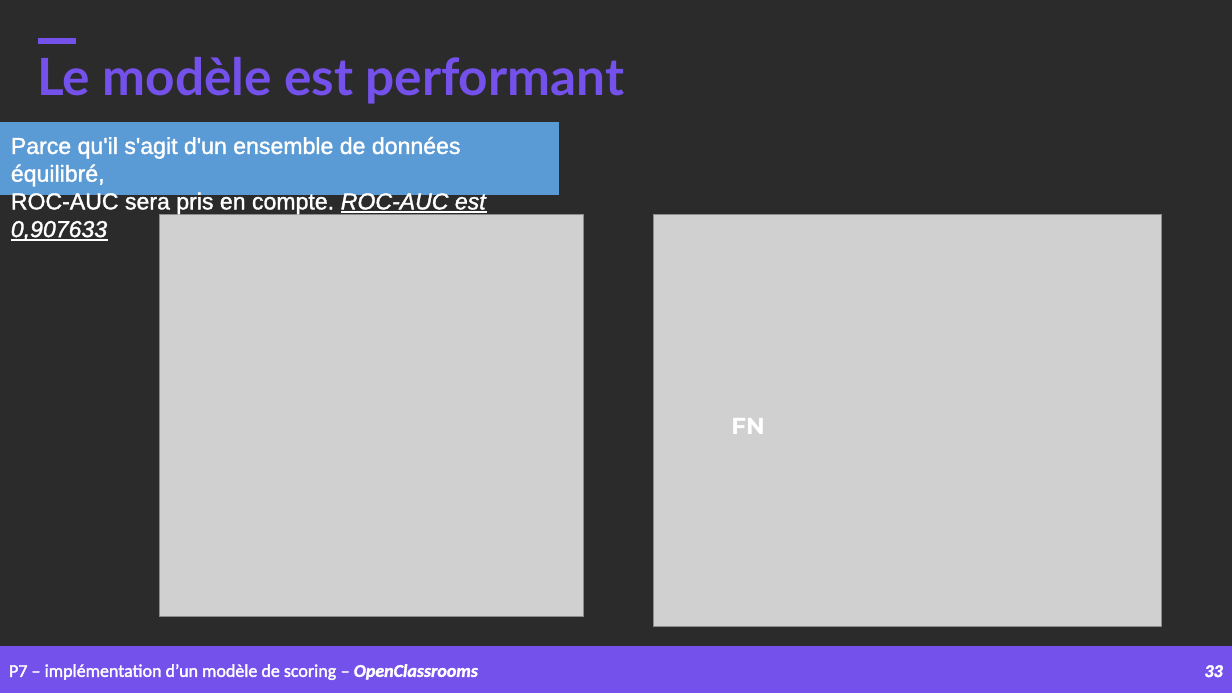
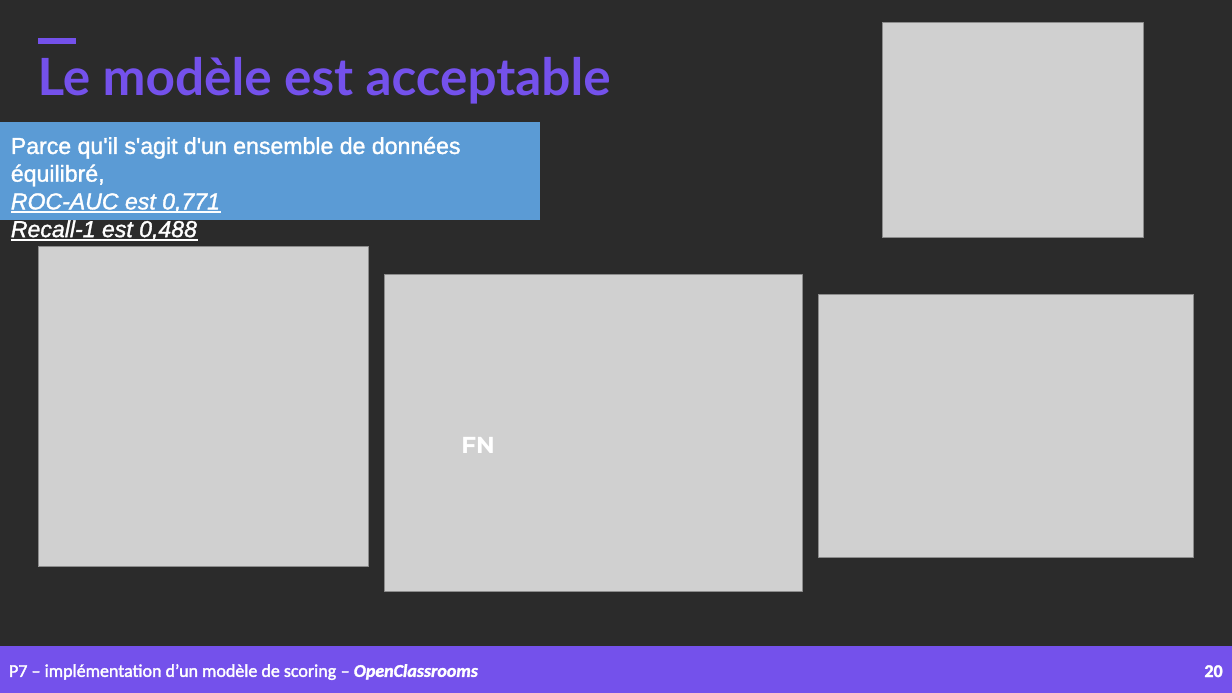
Before and after one commit to samirhinojosa/OC-P7-IMPLEMENT-A-SCORING-MODEL, a slide deck: slide 20 of supports/P7_presentation_final_v3.pptx (slide 33 before the commit). Drawn at 1232x693 pixels with LibreOffice and Linux fonts; fonts in the diff are those of the drawing; grey boxes stand for pictures; background and template pictures are left out; a plain dark background stands for a picture behind light text. Boxes give left, top, right and bottom in pixels: in the first picture for what was removed or moved away, otherwise in the second. Text is boxed around its words. In the diff, an @@ line names an element or a change of style, - is before the commit and + after.

```diff
--- a/supports/P7_presentation_final_v3.pptx
+++ b/supports/P7_presentation_final_v3.pptx
@@ picture added at (883,22,1143,238) @@
@@ text at (38,57,611,104): text changed @@
-Le modèle est performant
+Le modèle est acceptable
@@ rectangle: place and size @@
-rectangle at (0,123,558,194)
+rectangle at (0,123,539,220)
@@ text at (11,193,220,242): text changed; italic on @@
-ROC-AUC sera pris en compte. ROC-AUC est 0,907633
+ROC-AUC est 0,771
+Recall-1 est 0,488
@@ picture removed at (653,214,1162,627) @@
@@ picture: place and size @@
-picture at (160,214,584,616)
+picture at (38,246,368,567)
@@ picture added at (384,274,802,592) @@
@@ picture added at (819,295,1194,557) @@
@@ text "FN": place and size @@
-text "FN" at (731,418,764,434)
+text "FN" at (461,437,494,453)
@@ page number at (1204,665,1222,678): text changed; italic off @@
-33
+20
```
Also in this commit, not shown: 9 other slides changed, 3 slides added, 14 slides removed, 3 other files.
